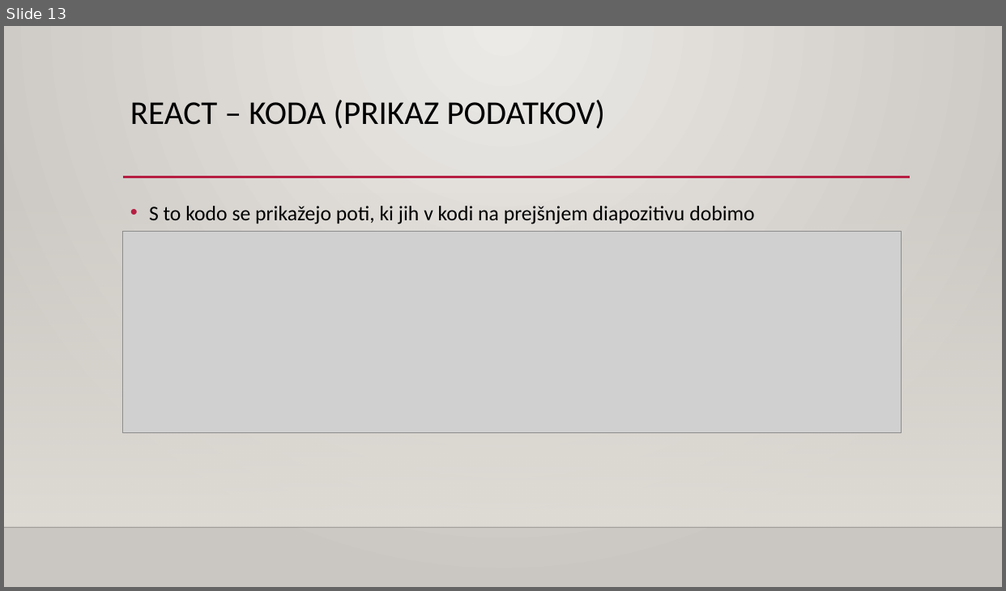
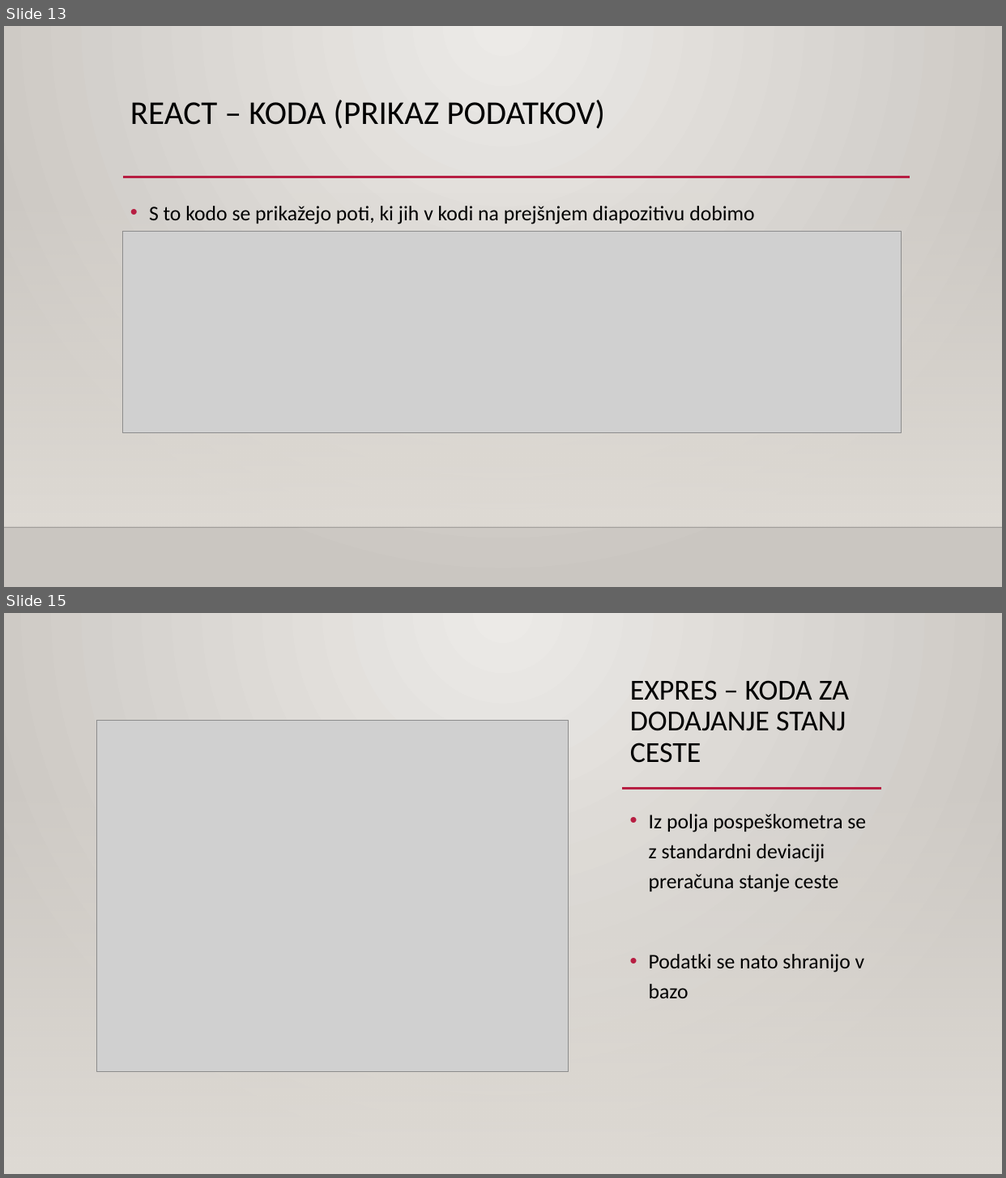
Before and after one commit to tabestdude/Project---Using-mass-data-in-traffic, a slide deck: Presentation.pptx. Shown one above the other, each under a label of ours: slide 13 before the commit, slides 13 and 15 after it; the slides between them are not shown. The pictures are 1006x591 and 1006x1178 pixels, drawn with LibreOffice and Linux fonts; fonts in the diff are those of the drawing; grey boxes stand for pictures; background and template pictures are left out. Boxes give left, top, right and bottom in pixels: in the first picture for what was removed or moved away, otherwise in the second. Text is boxed around its words. In the diff, an @@ line names an element or a change of style, - is before the commit and + after.

```diff
--- a/Presentation.pptx
+++ b/Presentation.pptx
@@ slide 15 added at bbox=[4, 613, 1002, 1174], background gradient #ECEAE7 to #CAC7C1; not listed: 3 template elements that a slide beside it also shows @@
@@ rectangle added at bbox=[4, 613, 1002, 1174], fill gradient #ECEAE7 to #CAC7C1 @@
@@ title added at bbox=[630, 680, 849, 763], 28 pt, text #000000 @@
+EXPRES – KODA ZA DODAJANJE STANJ CESTE
@@ picture added at bbox=[97, 721, 569, 1072] @@
@@ rectangle added at bbox=[4, 778, 1002, 1174], fill gradient #DFDBD5 @@
@@ line added from (622, 789) to (881, 789), #B71E42 2.5 pt @@
@@ text added at bbox=[649, 814, 866, 999], 20 pt, text #000000 @@
+• Iz polja pospeškometra se z standardni deviaciji preračuna stanje ceste
+• Podatki se nato shranijo v bazo
```
Also in this commit, not shown: 1 slide changed, 1 other slide added, 1 other file.
